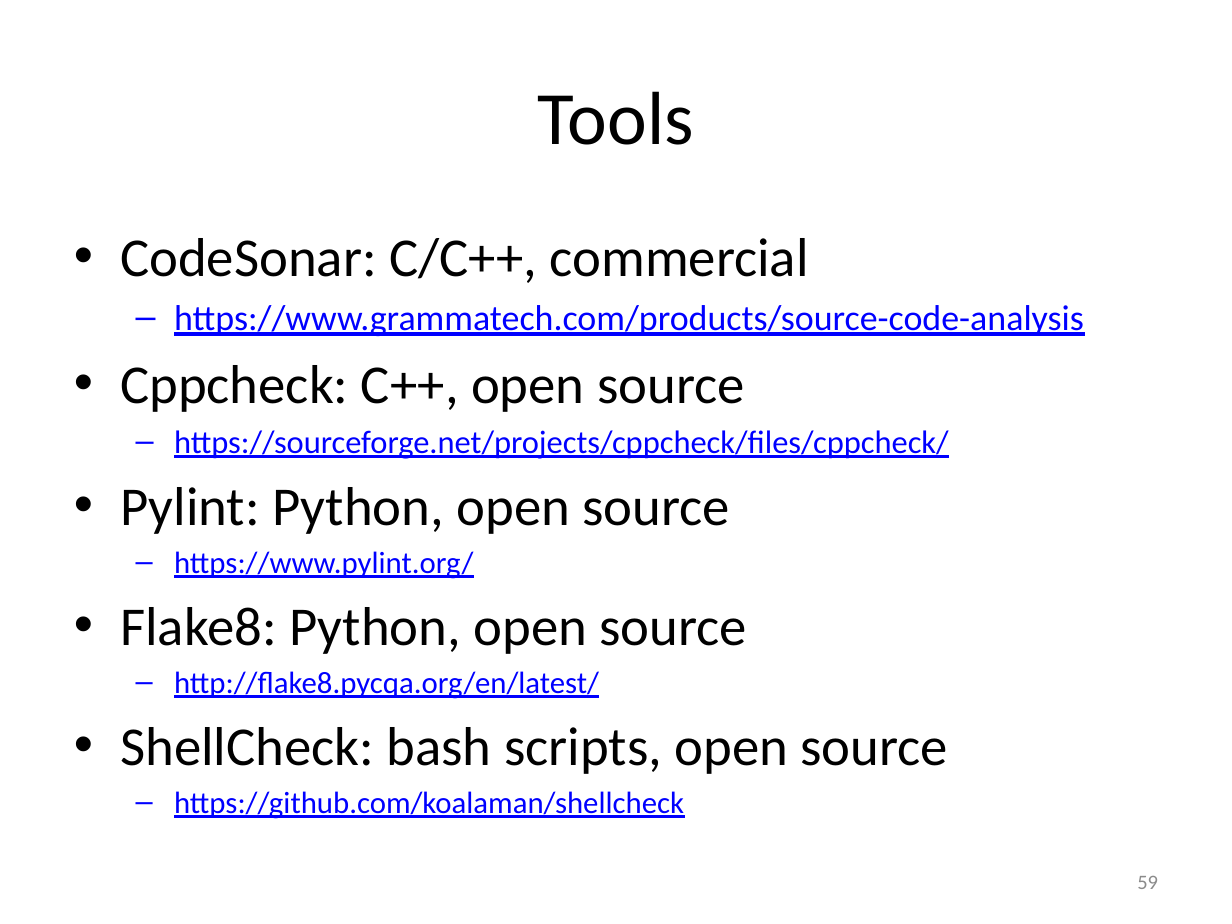
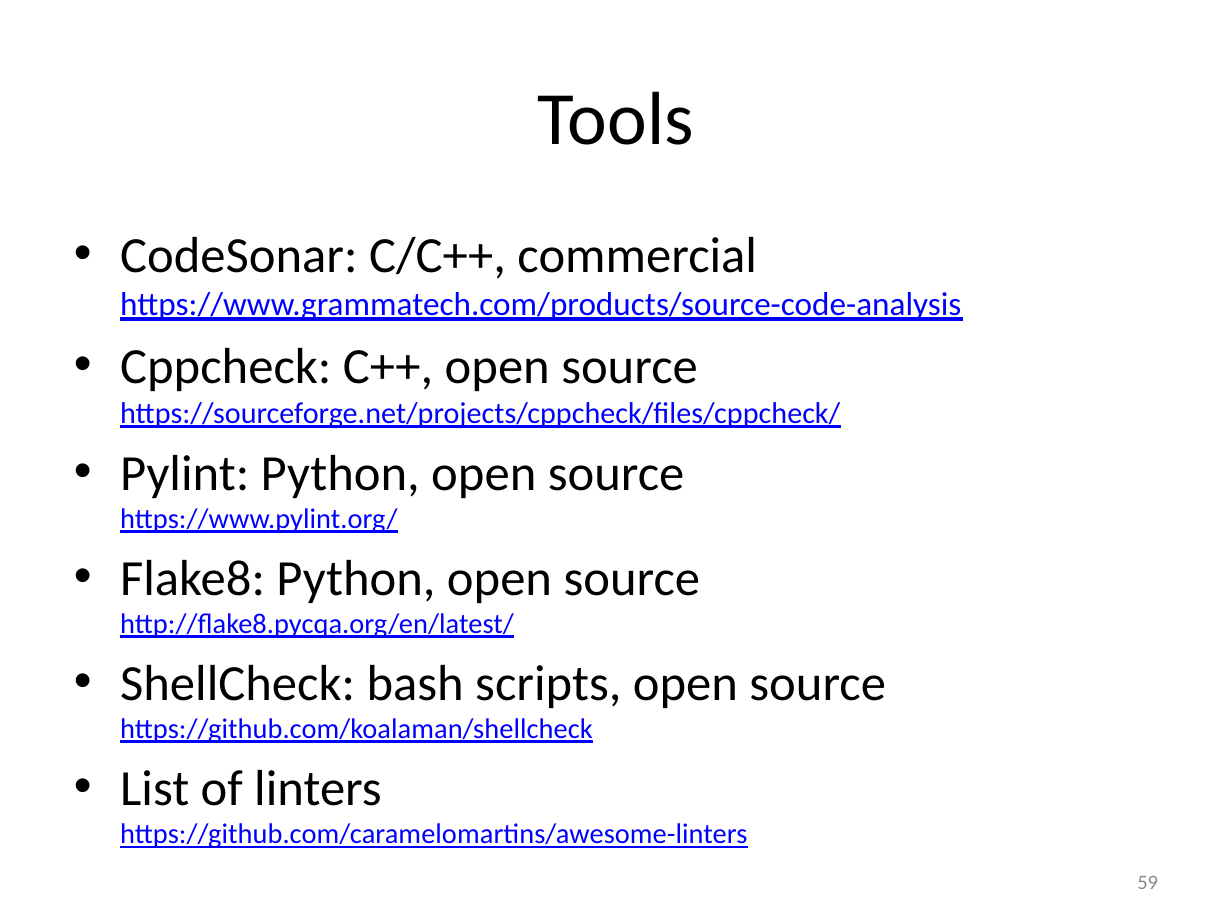
Before and after one commit to gjbex/Defensive_programming_and_debugging, a slide deck: slide 59 of debugging.pptx. Drawn at 1232x924 pixels with LibreOffice and Linux fonts; fonts in the diff are those of the drawing. Boxes give left, top, right and bottom in pixels: in the first picture for what was removed or moved away, otherwise in the second. Text is boxed around its words. In the diff, an @@ line names an element or a change of style, - is before the commit and + after.

Commit message:
Add reference to list of linters

```diff
--- a/debugging.pptx
+++ b/debugging.pptx
@@ text at (120,237,961,806): text changed; size 32 to 16.6 pt @@
-• CodeSonar: C/C++, commercial
-  – https://www.grammatech.com/products/source-code-analysis
-• Cppcheck: C++, open source
-  – https://sourceforge.net/projects/cppcheck/files/cppcheck/
-• Pylint: Python, open source
-  – https://www.pylint.org/
-• Flake8: Python, open source
-  – http://flake8.pycqa.org/en/latest/
-• ShellCheck: bash scripts, open source
-  – https://github.com/koalaman/shellcheck
+• CodeSonar: C/C++, commercial
+  https://www.grammatech.com/products/source-code-analysis
+• Cppcheck: C++, open source
+  https://sourceforge.net/projects/cppcheck/files/cppcheck/
+• Pylint: Python, open source
+  https://www.pylint.org/
+• Flake8: Python, open source
+  http://flake8.pycqa.org/en/latest/
+• ShellCheck: bash scripts, open source
+  https://github.com/koalaman/shellcheck
+• List of linters
+  https://github.com/caramelomartins/awesome-linters
```
